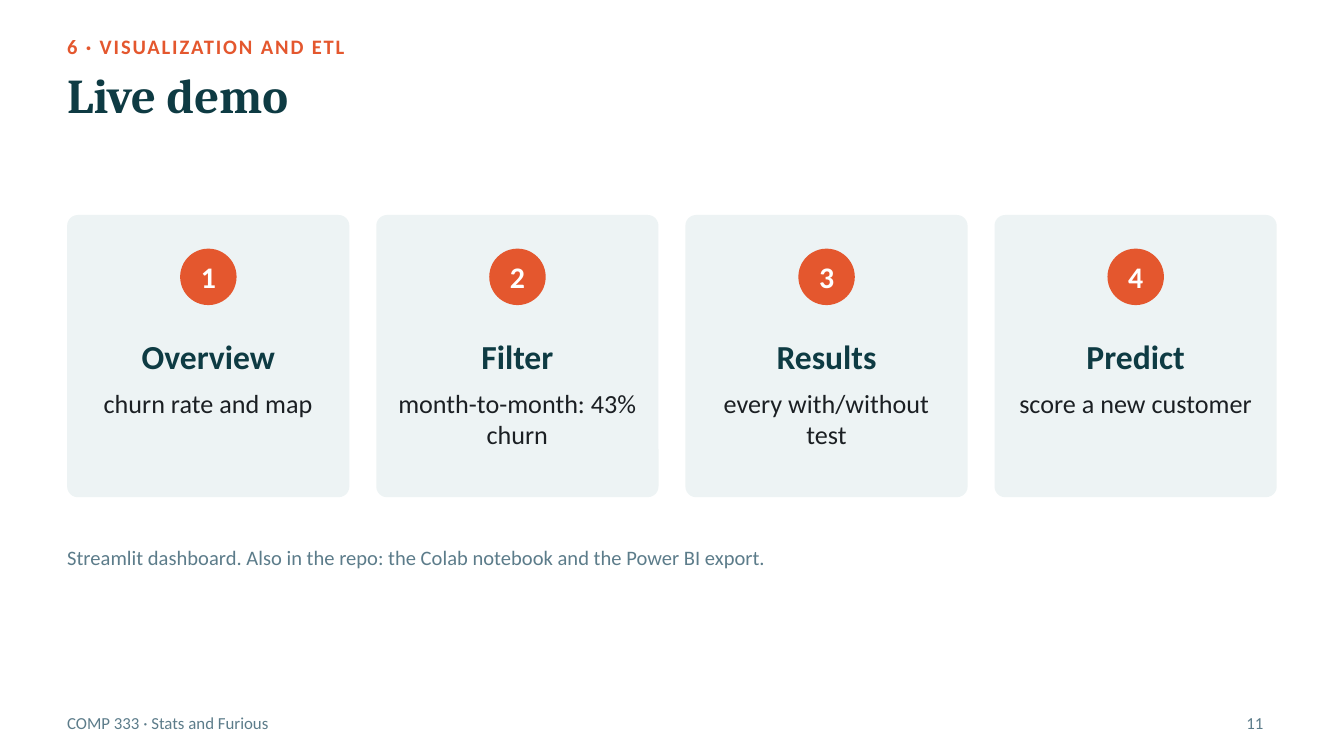
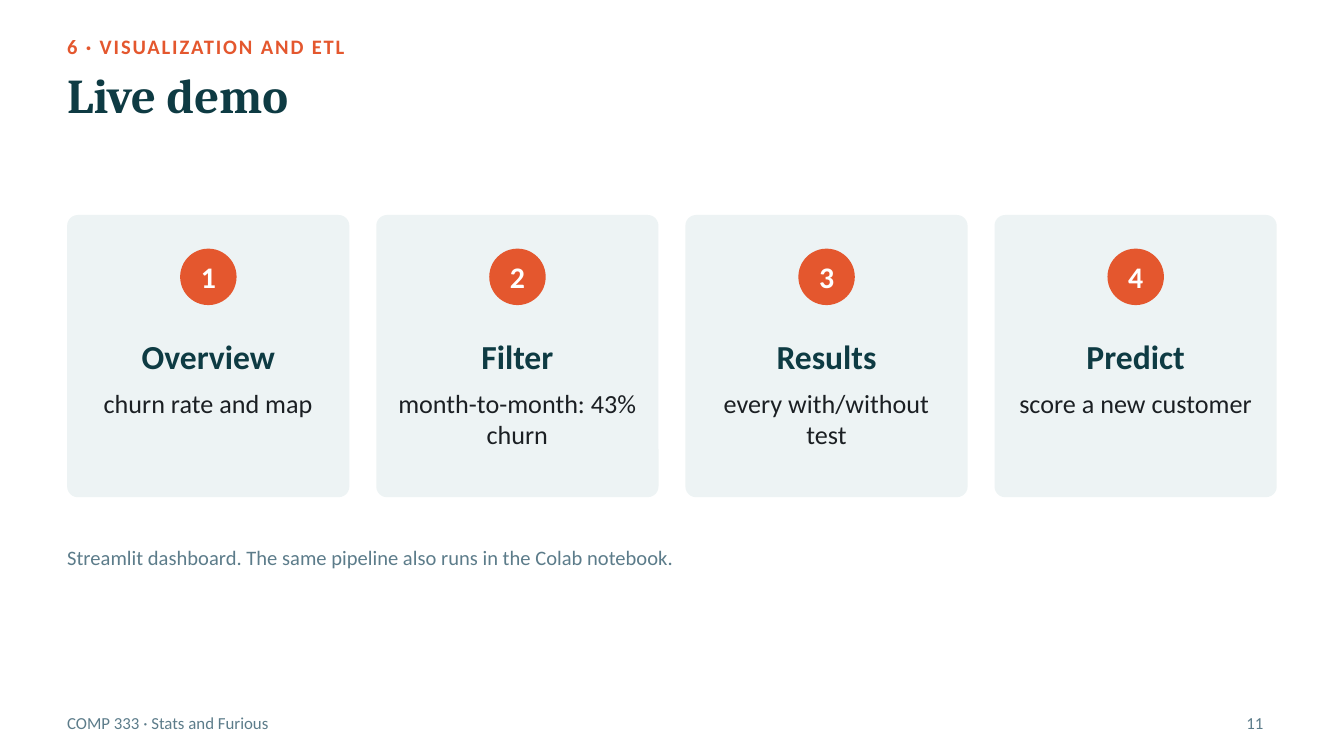
Before and after one commit to Peter7168/comp333-telco-churn, a slide deck: slide 11 of presentation/COMP333_Presentation.pptx. Drawn at 1344x756 pixels with LibreOffice and Linux fonts; fonts in the diff are those of the drawing. Boxes give left, top, right and bottom in pixels: in the first picture for what was removed or moved away, otherwise in the second. Text is boxed around its words. In the diff, an @@ line names an element or a change of style, - is before the commit and + after.

Commit message:
Remove Power BI export

```diff
--- a/presentation/COMP333_Presentation.pptx
+++ b/presentation/COMP333_Presentation.pptx
@@ text at box(67, 550, 673, 569): text changed @@
-Streamlit dashboard. Also in the repo: the Colab notebook and the Power BI export.
+Streamlit dashboard. The same pipeline also runs in the Colab notebook.
```
Also in this commit, not shown: 1 other slide changed, 13 other files.
